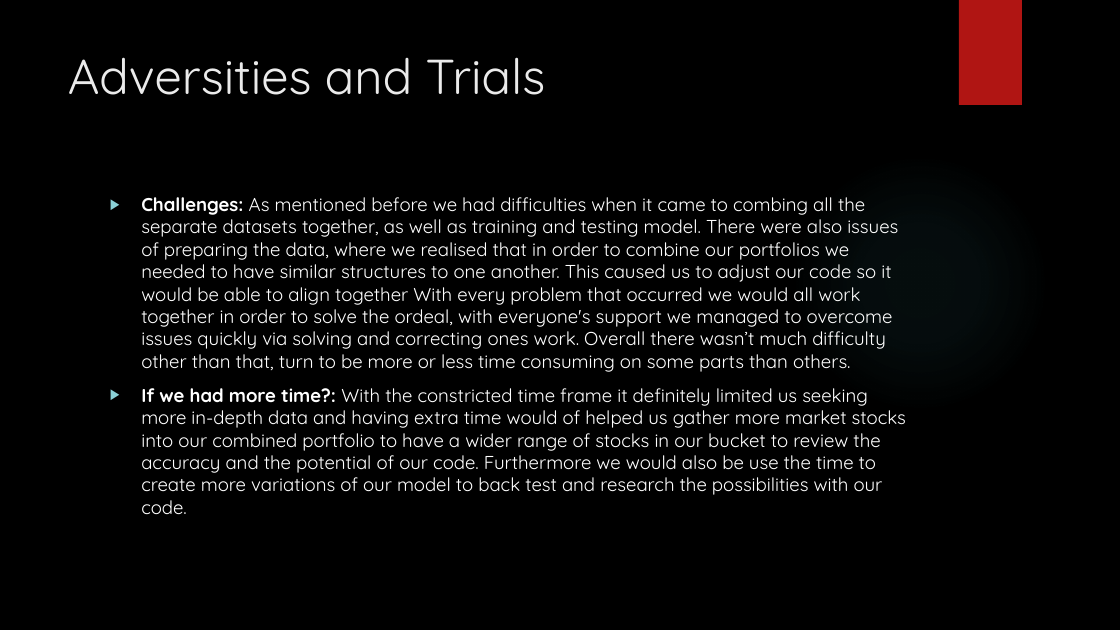
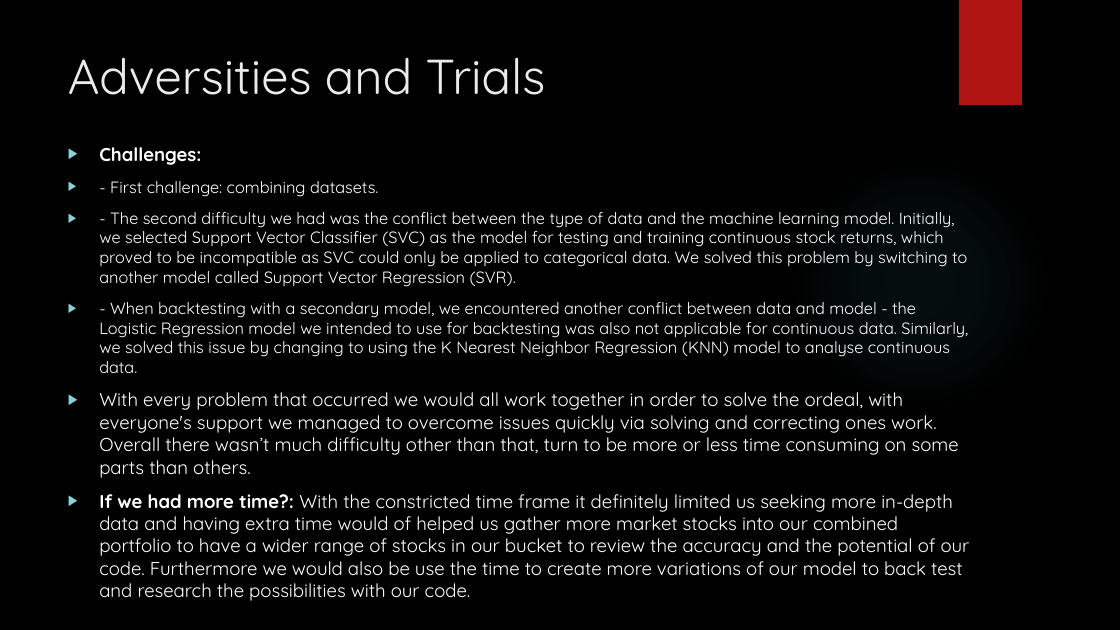
Before and after one commit to Damien-Nguyen/Analysis-of-Optimal-Investment-Portfolio, a slide deck: slide 9 of Stock Price Predictions & Analysis.pptx (slide 8 before the commit). Drawn at 1120x630 pixels with LibreOffice and Linux fonts; fonts in the diff are those of the drawing; background and template pictures are left out. Boxes give left, top, right and bottom in pixels: in the first picture for what was removed or moved away, otherwise in the second. Text is boxed around its words. In the diff, an @@ line names an element or a change of style, - is before the commit and + after.

```diff
--- a/Stock Price Predictions & Analysis.pptx
+++ b/Stock Price Predictions & Analysis.pptx
@@ text "Challenges:": place and size @@
-text "Challenges:" at <box>141,197,906,514</box>
+text "Challenges:" at <box>99,147,970,601</box>
@@ text at <box>99,147,968,478</box>: text changed; size 16 to 14 pt @@
-▶ Challenges: As mentioned before we had difficulties when it came to combing all the separate datasets together, as well as training and testing model. There were also issues of preparing the data, where we realised that in order to combine our portfolios we needed to have similar structures to one another. This caused us to adjust our code so it would be able to align together With every problem that occurred we would all work together in order to solve the ordeal, with everyone's support we managed to overcome issues quickly via solving and correcting ones work. Overall there wasn’t much difficulty other than that, turn to be more or less time consuming on some parts than others.
+▶ Challenges:
+▶ - First challenge: combining datasets.
+▶ - The second difficulty we had was the conflict between the type of data and the machine learning model. Initially, we selected Support Vector Classifier (SVC) as the model for testing and training continuous stock returns, which proved to be incompatible as SVC could only be applied to categorical data. We solved this problem by switching to another model called Support Vector Regression (SVR).
+▶ - When backtesting with a secondary model, we encountered another conflict between data and model - the Logistic Regression model we intended to use for backtesting was also not applicable for continuous data. Similarly, we solved this issue by changing to using the K Nearest Neighbor Regression (KNN) model to analyse continuous data.
+▶ With every problem that occurred we would all work together in order to solve the ordeal, with everyone's support we managed to overcome issues quickly via solving and correcting ones work. Overall there wasn’t much difficulty other than that, turn to be more or less time consuming on some parts than others.
```
Also in this commit, not shown: 2 other slides changed, 1 slide added, 1 other file.
